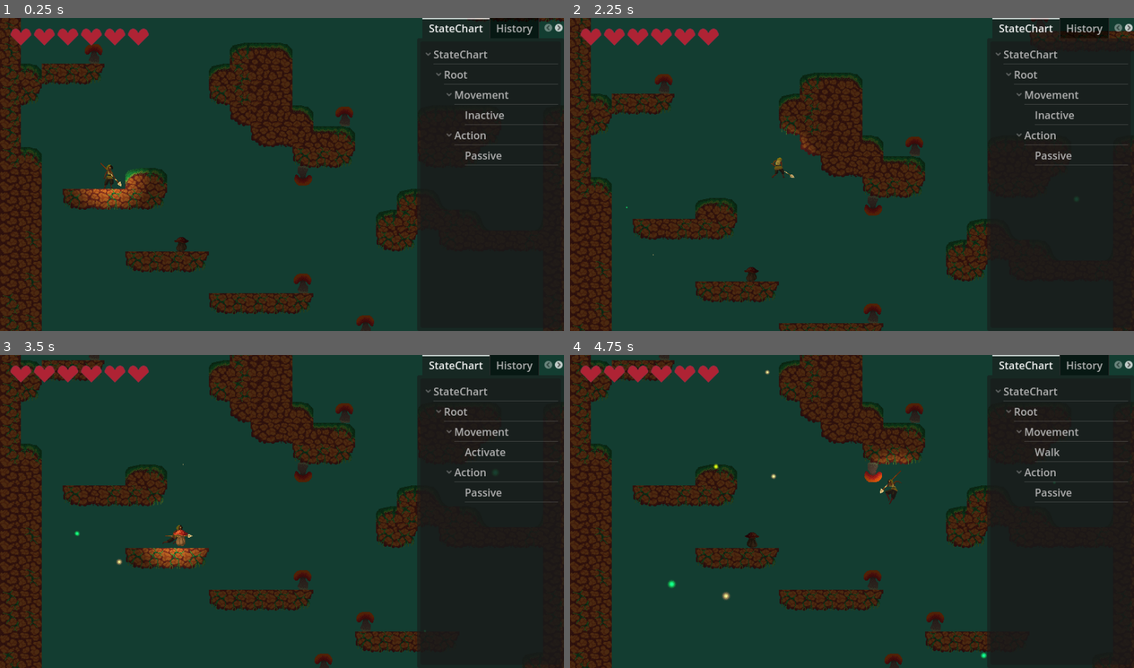
Above: before the commit, frames 1-4 (two rows, left to right).
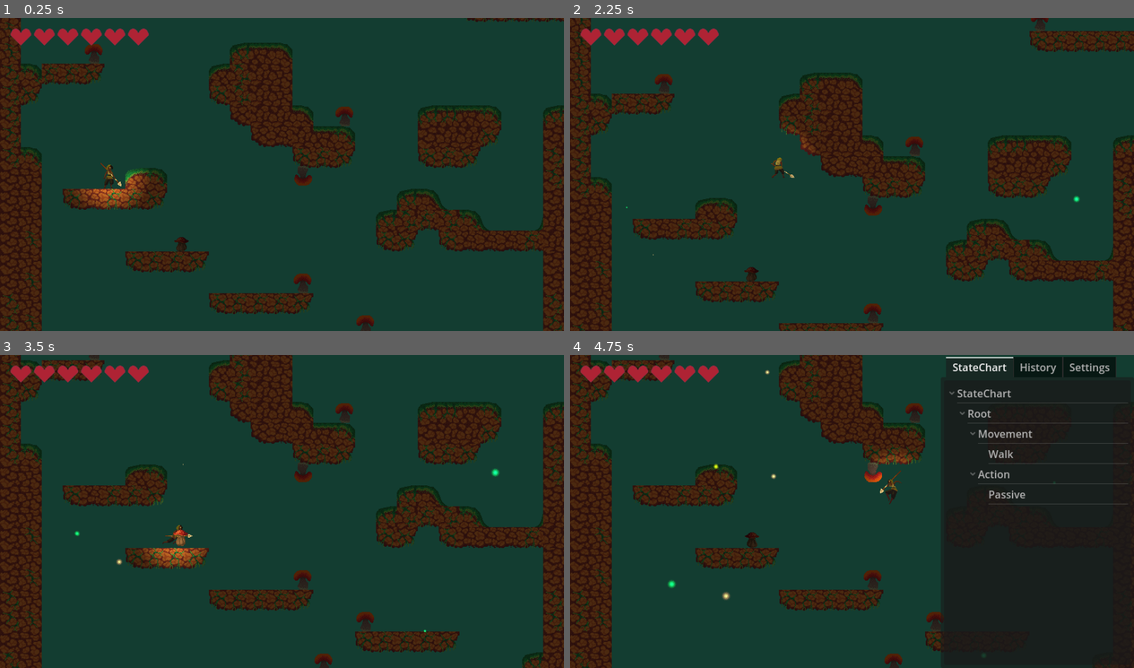
Above: after the commit, the same moments.

Repository: lemilonkh/GameOff23
Game: Godot game, scene res://scenes/main.tscn
The game is run twice, just before and just after one commit, with the same random seed, the same clock (stepped at 60 frames per second) and the same inputs.
Inputs:
- Up to frame 1 (0.25 s): no input
- Up to frame 2 (2.25 s): hold K (attack) 0.53-1.28 s; hold Right (move_right) 0.53-2.03 s; tap Space (jump) at 0.77, 1.52 s; tap Shift at 1.35 s; hold Left (move_left) from 2.03 s (still down); hold K (attack) from 2.03 s (still down)
- Up to frame 3 (3.5 s): release Left (move_left) at 2.78 s; release K (attack) at 2.78 s; hold Right (move_right) from 2.78 s (still down); tap Shift at 2.85 s; tap Space (jump) at 3.02 s
- Up to frame 4 (4.75 s): hold K (attack) 3.53-4.28 s; tap Space (jump) at 3.77, 4.52 s; tap Escape (ui_cancel) at 4.15 s; release Right (move_right) at 4.28 s; hold Left (move_left) from 4.28 s (still down); tap Shift at 4.35 s

The runs differ from the first frame. In frame 1, 21% of the frame differs, in the area x 73-100%, y 0-100%; in frame 2, 21%; in frame 3, 21%; in frame 4, 8.4%.

Commit message:
Adds debug menu

Diff:
--- a/scenes/enemies/mushroom/mushroom.gd
+++ b/scenes/enemies/mushroom/mushroom.gd
@@ -175,3 +175,8 @@
 	var result := space_state.intersect_ray(query)
 	if result:
 		_player_visible = (result["collider"] == _player)
+
+
+	# TODO: Debug - remove
+	if Input.is_action_just_pressed("ui_cancel"):
+		$CanvasLayer.visible = !$CanvasLayer.visible
--- a/scenes/enemies/mushroom/mushroom.tscn
+++ b/scenes/enemies/mushroom/mushroom.tscn
@@ -585,9 +585,11 @@
 guard = SubResource("Resource_4jwh7")
 
 [node name="CanvasLayer" type="CanvasLayer" parent="."]
+visible = false
 
 [node name="StateChartDebugger" parent="CanvasLayer" instance=ExtResource("19_snte8")]
-offset_left = 639.0
+offset_left = 568.0
+offset_top = 3.0
 initial_node_to_watch = NodePath("../../StateChart")
 
 [connection signal="body_entered" from="Area2D" to="." method="_on_area_2d_body_entered"]
